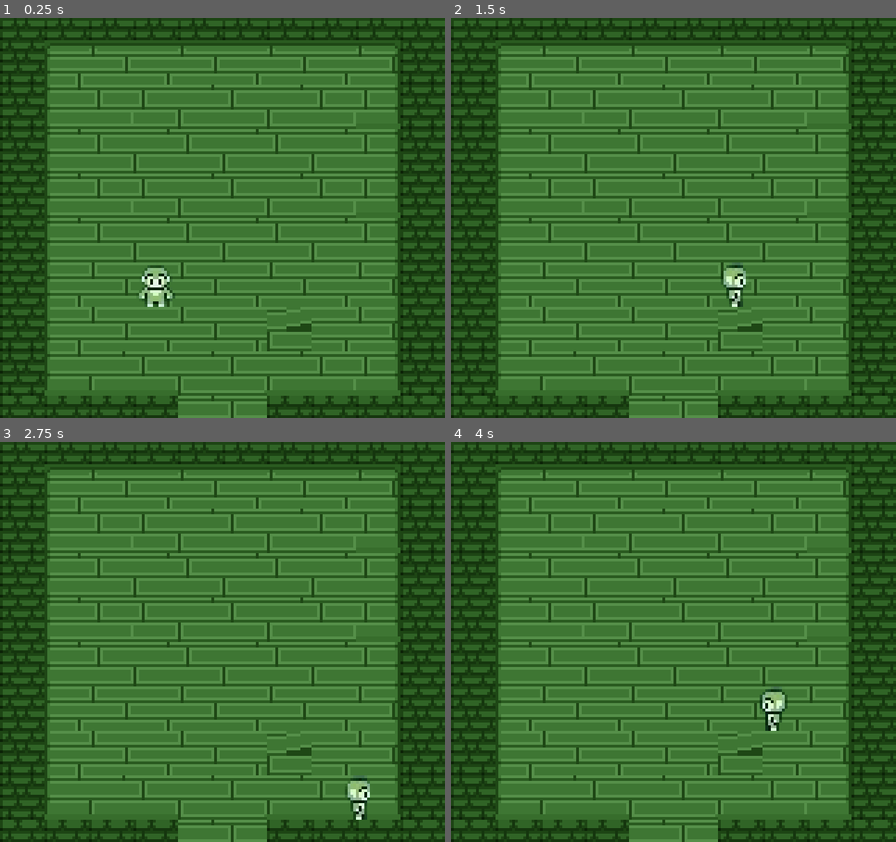
Above: before the commit, frames 1-4 (two rows, left to right).
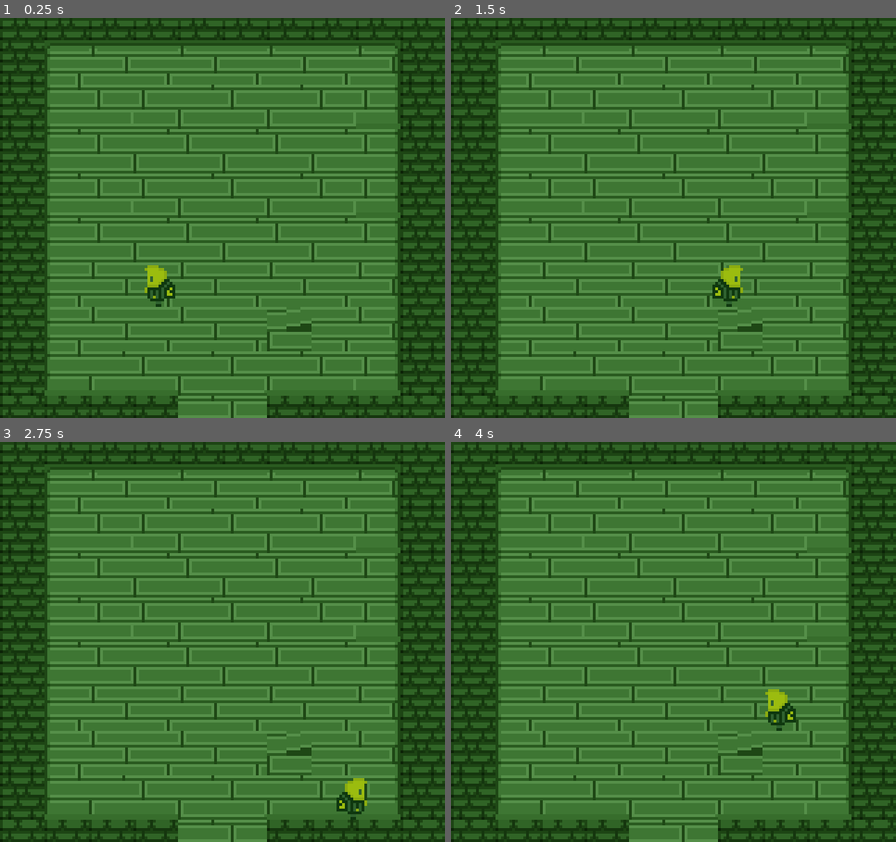
Above: after the commit, the same moments.

Repository: Ewen-C/Just_Borrowing
Game: Godot game, scene res://scenes/main.tscn
Two runs of this game, one before a commit and one after it. Both use one fixed random seed, a clock stepped at 60 frames per second and the inputs below.
Inputs:
- Up to frame 1 (0.25 s): no input
- Up to frame 2 (1.5 s): tap Enter at 0.5 s; hold Right (move_right) 0.53-1.28 s; hold S (move_down) from 1.28 s (still down)
- Up to frame 3 (2.75 s): release S (move_down) at 2.03 s; hold Right (move_right) from 2.03 s (still down)
- Up to frame 4 (4 s): release Right (move_right) at 2.78 s; hold Up (move_up) 2.78-3.53 s; hold Left (move_left) from 3.53 s (still down)

The runs differ from the first frame. In frame 1, 0.6% of the frame differs, in the area x 31-40%, y 61-73%; in frame 2, 0.5%; in frame 3, 0.5%; in frame 4, 0.6%.

Commit message:
add prototype music and steps sfx

Diff:
--- /dev/null
+++ b/resources/StepsSfx.tres
@@ -0,0 +1,12 @@
+[gd_resource type="AudioStreamRandomizer" load_steps=3 format=3 uid="uid://njajpfrjdnyb"]
+
+[ext_resource type="AudioStream" uid="uid://cicp16sy3nkr0" path="res://assets/sfx/step_l.mp3" id="1_xujuv"]
+[ext_resource type="AudioStream" uid="uid://ka2sgn45bk7m" path="res://assets/sfx/step_r.mp3" id="2_qlqal"]
+
+[resource]
+playback_mode = 2
+streams_count = 2
+stream_0/stream = ExtResource("1_xujuv")
+stream_0/weight = 1.0
+stream_1/stream = ExtResource("2_qlqal")
+stream_1/weight = 1.0
--- a/scenes/main.tscn
+++ b/scenes/main.tscn
@@ -1,7 +1,8 @@
-[gd_scene load_steps=9 format=3 uid="uid://b3u2ob2gato7t"]
+[gd_scene load_steps=10 format=3 uid="uid://b3u2ob2gato7t"]
 
 [ext_resource type="PackedScene" uid="uid://m11ngetuthtg" path="res://scenes/player.tscn" id="1_6yceo"]
 [ext_resource type="Script" path="res://scripts/game_manager.gd" id="1_dvxnh"]
+[ext_resource type="AudioStream" uid="uid://ogfax2xgy1ys" path="res://assets/music/spooky_slow.mp3" id="2_yabdx"]
 [ext_resource type="Texture2D" uid="uid://cb57bvu6lhl6w" path="res://assets/sprites/interior_mockup.png" id="3_5dtm5"]
 [ext_resource type="Script" path="res://scripts/camera_transition.gd" id="4_pvwy4"]
 [ext_resource type="Script" path="res://scripts/trigger_room_transition.gd" id="5_dhtgg"]
@@ -2456,6 +2457,11 @@
 wait_time = 1.2
 one_shot = true
 
+[node name="MusicPlayer" type="AudioStreamPlayer" parent="GameManager"]
+stream = ExtResource("2_yabdx")
+volume_db = -9.279
+autoplay = true
+
 [node name="TileMap" type="TileMap" parent="."]
 tile_set = SubResource("TileSet_s0iaa")
 format = 2
--- a/scenes/player.tscn
+++ b/scenes/player.tscn
@@ -1,98 +1,99 @@
-[gd_scene load_steps=22 format=3 uid="uid://m11ngetuthtg"]
+[gd_scene load_steps=23 format=3 uid="uid://m11ngetuthtg"]
 
 [ext_resource type="Script" path="res://scripts/player.gd" id="1_47ri6"]
-[ext_resource type="Texture2D" uid="uid://65v1byq423iw" path="res://assets/sprites/player_mockup.png" id="1_f22of"]
+[ext_resource type="Texture2D" uid="uid://cfh8eqypr365" path="res://assets/sprites/player.png" id="2_0b0u2"]
+[ext_resource type="AudioStream" uid="uid://njajpfrjdnyb" path="res://resources/StepsSfx.tres" id="3_fes37"]
 
-[sub_resource type="AtlasTexture" id="AtlasTexture_hlbcr"]
-atlas = ExtResource("1_f22of")
+[sub_resource type="AtlasTexture" id="AtlasTexture_5ycbu"]
+atlas = ExtResource("2_0b0u2")
+region = Rect2(0, 16, 16, 16)
+
+[sub_resource type="AtlasTexture" id="AtlasTexture_3t0b4"]
+atlas = ExtResource("2_0b0u2")
+region = Rect2(0, 16, 16, 16)
+
+[sub_resource type="AtlasTexture" id="AtlasTexture_jghib"]
+atlas = ExtResource("2_0b0u2")
+region = Rect2(16, 16, 16, 16)
+
+[sub_resource type="AtlasTexture" id="AtlasTexture_jd3ul"]
+atlas = ExtResource("2_0b0u2")
+region = Rect2(32, 16, 16, 16)
+
+[sub_resource type="AtlasTexture" id="AtlasTexture_628cc"]
+atlas = ExtResource("2_0b0u2")
+region = Rect2(48, 16, 16, 16)
+
+[sub_resource type="AtlasTexture" id="AtlasTexture_ce41a"]
+atlas = ExtResource("2_0b0u2")
+region = Rect2(0, 48, 16, 16)
+
+[sub_resource type="AtlasTexture" id="AtlasTexture_f50pu"]
+atlas = ExtResource("2_0b0u2")
+region = Rect2(16, 48, 16, 16)
+
+[sub_resource type="AtlasTexture" id="AtlasTexture_vpqvi"]
+atlas = ExtResource("2_0b0u2")
+region = Rect2(32, 48, 16, 16)
+
+[sub_resource type="AtlasTexture" id="AtlasTexture_12cy4"]
+atlas = ExtResource("2_0b0u2")
+region = Rect2(48, 48, 16, 16)
+
+[sub_resource type="AtlasTexture" id="AtlasTexture_3kfot"]
+atlas = ExtResource("2_0b0u2")
+region = Rect2(0, 32, 16, 16)
+
+[sub_resource type="AtlasTexture" id="AtlasTexture_scmsm"]
+atlas = ExtResource("2_0b0u2")
+region = Rect2(16, 32, 16, 16)
+
+[sub_resource type="AtlasTexture" id="AtlasTexture_1w4w5"]
+atlas = ExtResource("2_0b0u2")
+region = Rect2(32, 32, 16, 16)
+
+[sub_resource type="AtlasTexture" id="AtlasTexture_udqld"]
+atlas = ExtResource("2_0b0u2")
+region = Rect2(48, 32, 16, 16)
+
+[sub_resource type="AtlasTexture" id="AtlasTexture_hd0tg"]
+atlas = ExtResource("2_0b0u2")
 region = Rect2(0, 0, 16, 16)
 
-[sub_resource type="AtlasTexture" id="AtlasTexture_mdxrn"]
-atlas = ExtResource("1_f22of")
-region = Rect2(0, 0, 16, 16)
-
-[sub_resource type="AtlasTexture" id="AtlasTexture_6lfh8"]
-atlas = ExtResource("1_f22of")
+[sub_resource type="AtlasTexture" id="AtlasTexture_5kcvw"]
+atlas = ExtResource("2_0b0u2")
 region = Rect2(16, 0, 16, 16)
 
-[sub_resource type="AtlasTexture" id="AtlasTexture_vfw34"]
-atlas = ExtResource("1_f22of")
+[sub_resource type="AtlasTexture" id="AtlasTexture_xypos"]
+atlas = ExtResource("2_0b0u2")
 region = Rect2(32, 0, 16, 16)
 
-[sub_resource type="AtlasTexture" id="AtlasTexture_lry76"]
-atlas = ExtResource("1_f22of")
+[sub_resource type="AtlasTexture" id="AtlasTexture_fulnd"]
+atlas = ExtResource("2_0b0u2")
 region = Rect2(48, 0, 16, 16)
 
-[sub_resource type="AtlasTexture" id="AtlasTexture_4nsk2"]
-atlas = ExtResource("1_f22of")
-region = Rect2(0, 32, 16, 16)
-
-[sub_resource type="AtlasTexture" id="AtlasTexture_e33s1"]
-atlas = ExtResource("1_f22of")
-region = Rect2(16, 32, 16, 16)
-
-[sub_resource type="AtlasTexture" id="AtlasTexture_qh3xc"]
-atlas = ExtResource("1_f22of")
-region = Rect2(32, 32, 16, 16)
-
-[sub_resource type="AtlasTexture" id="AtlasTexture_01nj2"]
-atlas = ExtResource("1_f22of")
-region = Rect2(48, 32, 16, 16)
-
-[sub_resource type="AtlasTexture" id="AtlasTexture_q0hwc"]
-atlas = ExtResource("1_f22of")
-region = Rect2(0, 96, 16, 16)
-
-[sub_resource type="AtlasTexture" id="AtlasTexture_18665"]
-atlas = ExtResource("1_f22of")
-region = Rect2(16, 96, 16, 16)
-
-[sub_resource type="AtlasTexture" id="AtlasTexture_gvope"]
-atlas = ExtResource("1_f22of")
-region = Rect2(32, 96, 16, 16)
-
-[sub_resource type="AtlasTexture" id="AtlasTexture_hrcm7"]
-atlas = ExtResource("1_f22of")
-region = Rect2(48, 96, 16, 16)
-
-[sub_resource type="AtlasTexture" id="AtlasTexture_lymdi"]
-atlas = ExtResource("1_f22of")
-region = Rect2(0, 64, 16, 16)
-
-[sub_resource type="AtlasTexture" id="AtlasTexture_h4kk4"]
-atlas = ExtResource("1_f22of")
-region = Rect2(16, 64, 16, 16)
-
-[sub_resource type="AtlasTexture" id="AtlasTexture_ay05b"]
-atlas = ExtResource("1_f22of")
-region = Rect2(32, 64, 16, 16)
-
-[sub_resource type="AtlasTexture" id="AtlasTexture_nnpyr"]
-atlas = ExtResource("1_f22of")
-region = Rect2(48, 64, 16, 16)
-
-[sub_resource type="SpriteFrames" id="SpriteFrames_od3bd"]
+[sub_resource type="SpriteFrames" id="SpriteFrames_e8ivm"]
 animations = [{
 "frames": [{
 "duration": 1.0,
-"texture": SubResource("AtlasTexture_hlbcr")
+"texture": SubResource("AtlasTexture_5ycbu")
 }],
 "loop": true,
 "name": &"Idle",
-"speed": 0.0
+"speed": 5.0
 }, {
 "frames": [{
 "duration": 1.0,
-"texture": SubResource("AtlasTexture_mdxrn")
+"texture": SubResource("AtlasTexture_3t0b4")
 }, {
 "duration": 1.0,
-"texture": SubResource("AtlasTexture_6lfh8")
+"texture": SubResource("AtlasTexture_jghib")
 }, {
 "duration": 1.0,
-"texture": SubResource("AtlasTexture_vfw34")
+"texture": SubResource("AtlasTexture_jd3ul")
 }, {
 "duration": 1.0,
-"texture": SubResource("AtlasTexture_lry76")
+"texture": SubResource("AtlasTexture_628cc")
 }],
 "loop": true,
 "name": &"Walk_Down",
@@ -100,16 +101,16 @@
 }, {
 "frames": [{
 "duration": 1.0,
-"texture": SubResource("AtlasTexture_4nsk2")
+"texture": SubResource("AtlasTexture_ce41a")
 }, {
 "duration": 1.0,
-"texture": SubResource("AtlasTexture_e33s1")
+"texture": SubResource("AtlasTexture_f50pu")
 }, {
 "duration": 1.0,
-"texture": SubResource("AtlasTexture_qh3xc")
+"texture": SubResource("AtlasTexture_vpqvi")
 }, {
 "duration": 1.0,
-"texture": SubResource("AtlasTexture_01nj2")
+"texture": SubResource("AtlasTexture_12cy4")
 }],
 "loop": true,
 "name": &"Walk_Left",
@@ -117,16 +118,16 @@
 }, {
 "frames": [{
 "duration": 1.0,
-"texture": SubResource("AtlasTexture_q0hwc")
+"texture": SubResource("AtlasTexture_3kfot")
 }, {
 "duration": 1.0,
-"texture": SubResource("AtlasTexture_18665")
+"texture": SubResource("AtlasTexture_scmsm")
 }, {
 "duration": 1.0,
-"texture": SubResource("AtlasTexture_gvope")
+"texture": SubResource("AtlasTexture_1w4w5")
 }, {
 "duration": 1.0,
-"texture": SubResource("AtlasTexture_hrcm7")
+"texture": SubResource("AtlasTexture_udqld")
 }],
 "loop": true,
 "name": &"Walk_Right",
@@ -134,16 +135,16 @@
 }, {
 "frames": [{
 "duration": 1.0,
-"texture": SubResource("AtlasTexture_lymdi")
+"texture": SubResource("AtlasTexture_hd0tg")
 }, {
 "duration": 1.0,
-"texture": SubResource("AtlasTexture_h4kk4")
+"texture": SubResource("AtlasTexture_5kcvw")
 }, {
 "duration": 1.0,
-"texture": SubResource("AtlasTexture_ay05b")
+"texture": SubResource("AtlasTexture_xypos")
 }, {
 "duration": 1.0,
-"texture": SubResource("AtlasTexture_nnpyr")
+"texture": SubResource("AtlasTexture_fulnd")
 }],
 "loop": true,
 "name": &"Walk_Up",
@@ -157,11 +158,15 @@
 script = ExtResource("1_47ri6")
 
 [node name="AnimatedSprite2D" type="AnimatedSprite2D" parent="."]
-sprite_frames = SubResource("SpriteFrames_od3bd")
-animation = &"Idle"
+sprite_frames = SubResource("SpriteFrames_e8ivm")
+animation = &"Walk_Left"
 
 [node name="CollisionShape2D" type="CollisionShape2D" parent="."]
 shape = SubResource("RectangleShape2D_1oqwn")
 
 [node name="RayCast2D" type="RayCast2D" parent="."]
 target_position = Vector2(0, 16)
+
+[node name="StepsSFXPlayer" type="AudioStreamPlayer2D" parent="."]
+stream = ExtResource("3_fes37")
+volume_db = -3.0
--- a/scripts/camera_transition.gd
+++ b/scripts/camera_transition.gd
@@ -1,7 +1,7 @@
 extends Camera2D
 
 @export var room_size := Vector2 (160, 144)
-@export var transition_speed = 4.5
+@export var transition_speed = 6.5
 
 var target_position = Vector2 (0, 0)
 
--- a/scripts/game_manager.gd
+++ b/scripts/game_manager.gd
@@ -1,6 +1,7 @@
 extends Node
 
 @onready var timer = $TimerQuit
+@onready var music = $MusicPlayer
 
 # Called when the node enters the scene tree for the first time.
 func _ready():
--- a/scripts/player.gd
+++ b/scripts/player.gd
@@ -5,6 +5,7 @@
 
 @onready var animated_sprite = $AnimatedSprite2D
 @onready var raycast = $RayCast2D
+@onready var steps_sfx_player = $StepsSFXPlayer
 
 var is_moving = false
 var start_movement_position = Vector2(0, 0)
@@ -29,6 +30,9 @@
 
 		start_movement_position = position
 		is_moving = true
+
+		if !steps_sfx_player.playing:
+			steps_sfx_player.play()
 
 		if movement_direction.x == 1 : animated_sprite.play("Walk_Right")
 		elif movement_direction.x == -1 : animated_sprite.play("Walk_Left")
Not shown, added: assets/music/spooky90bpm.mp3.import
Not shown, added: assets/music/spooky_slow.mp3.import
Not shown, added: assets/music/spooky_slow_loop_hero_kind.mp3.import
Not shown, added: assets/sfx/step_l.mp3.import
Not shown, added: assets/sfx/step_r.mp3.import
Binary file added: assets/sprites/player.png
Not shown, added: assets/sprites/player.png.import
Not shown, added: assets/music/spooky90bpm.mp3
Not shown, added: assets/music/spooky_slow.mp3
Not shown, added: assets/music/spooky_slow_loop_hero_kind.mp3
Not shown, added: assets/sfx/step_l.mp3
Not shown, added: assets/sfx/step_r.mp3
